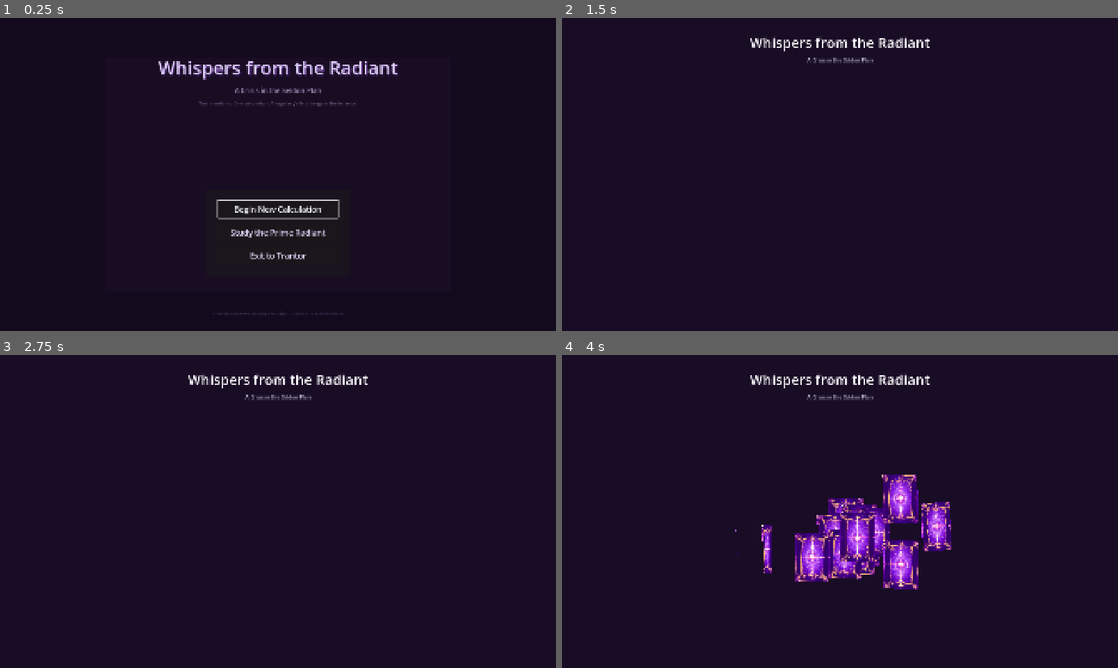
Above: before the commit, frames 1-4 (two rows, left to right).
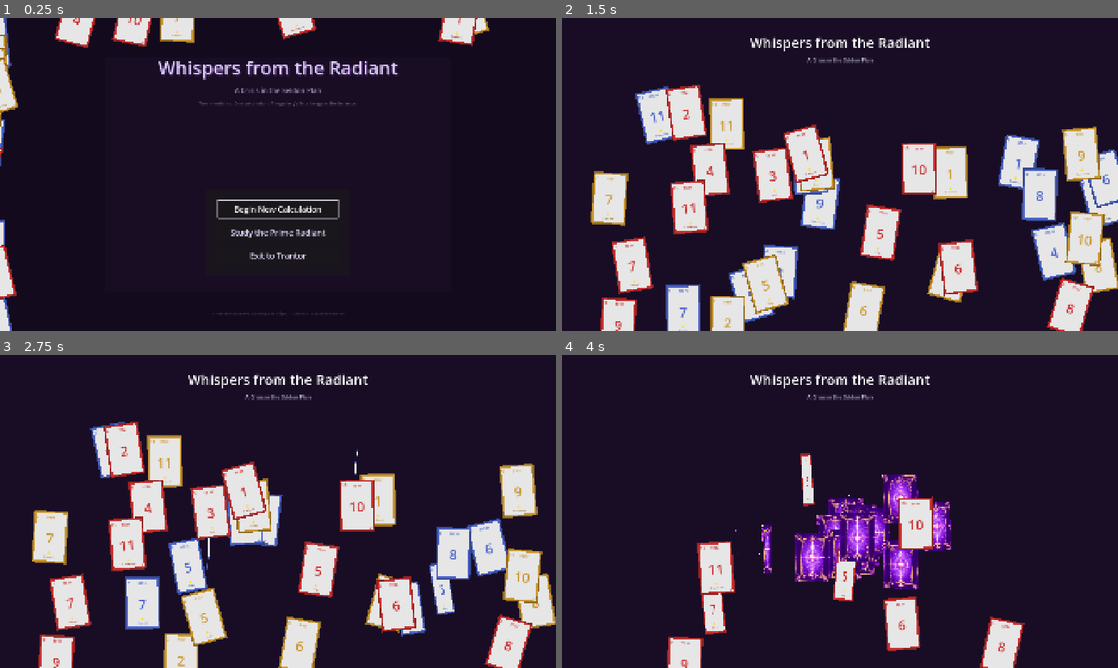
Above: after the commit, the same moments.

Repository: cddigi/whispers-from-the-radiant
Game: Godot game, scene res://assets/menu/main_menu.tscn
The game is run twice, just before and just after one commit, with the same random seed, the same clock (stepped at 60 frames per second) and the same inputs.
Inputs (mouse positions are in pixels of both pictures, inside the frame that each line leads up to):
- Up to frame 1 (0.25 s): no input
- Up to frame 2 (1.5 s): click "Begin New Calculation" at 0.5 s; tap Enter at 1.25 s; drag from (1017, 161) to (895, 105) at 1.27 s
- Up to frame 3 (2.75 s): drag from (216, 605) to (250, 574) at 2.02 s
- Up to frame 4 (4 s): move the mouse to (1001, 589) at 2.77 s; click (1001, 589) at 2.92 s; drag from (867, 549) to (673, 464) at 3.52 s

The runs differ from the first frame. In frame 1, 3.7% of the frame differs, in the area x 0-88%, y 0-100%; in frame 2, 28%, in the area x 5-100%, y 21-100%; in frame 3, 26%; in frame 4, 5.9%.

Commit message:
Render programmatic card faces instead of blank PNGs
Always generate card face visuals programmatically instead of loading PNGs from assets/cardfaces/deck/ which were blank placeholders. This ensures the player's cards show their face (value, aspect, corner values) and marks ability cards with a star and short ability name. The change also cleans up fallback logic and removes debug prints so opponent cards still use the back while the player's cards render correctly.

Diff:
--- a/assets/cards/card.gd
+++ b/assets/cards/card.gd
@@ -55,15 +55,9 @@
 	if not card_data:
 		return
 
-	# Try to load the full card face image
-	var card_face_path := card_data.get_card_face_path()
-	var card_face_texture := load(card_face_path) as Texture2D
-
-	if card_face_texture:
-		card_face.texture = card_face_texture
-	else:
-		# Fallback: Create programmatic card face
-		create_programmatic_card_face()
+	# Always use programmatic card face since image files are placeholders
+	# This creates a colored card with value, aspect name, and ability indicator
+	create_programmatic_card_face()
 
 
 ## Creates a programmatic card face when PNG is not available
@@ -153,18 +147,52 @@
 		corner_label.offset_bottom = corner_label.offset_top + 20
 		card_face.add_child(corner_label)
 
-	# Add ability indicator if card has ability
+	# Add ability indicator and name if card has ability (odd values: 1,3,5,7,9,11)
 	if card_data.has_ability:
+		# Ability star marker
 		var ability_marker := Label.new()
 		ability_marker.name = "AbilityMarker"
 		ability_marker.text = "★"
-		ability_marker.add_theme_font_size_override("font_size", 20)
+		ability_marker.add_theme_font_size_override("font_size", 16)
 		ability_marker.add_theme_color_override("font_color", Color.GOLD)
 		ability_marker.horizontal_alignment = HORIZONTAL_ALIGNMENT_CENTER
 		ability_marker.set_anchors_preset(Control.PRESET_BOTTOM_WIDE)
-		ability_marker.offset_bottom = -12
-		ability_marker.offset_top = -28
+		ability_marker.offset_bottom = -32
+		ability_marker.offset_top = -48
 		card_face.add_child(ability_marker)
+
+		# Ability name (short form)
+		var ability_name := Label.new()
+		ability_name.name = "AbilityName"
+		ability_name.text = _get_ability_short_name(card_data.value)
+		ability_name.add_theme_font_size_override("font_size", 9)
+		ability_name.add_theme_color_override("font_color", aspect_color.darkened(0.2))
+		ability_name.horizontal_alignment = HORIZONTAL_ALIGNMENT_CENTER
+		ability_name.set_anchors_preset(Control.PRESET_BOTTOM_WIDE)
+		ability_name.offset_left = 4
+		ability_name.offset_right = -4
+		ability_name.offset_bottom = -8
+		ability_name.offset_top = -28
+		card_face.add_child(ability_name)
+
+
+## Returns a short ability name for display on card face
+func _get_ability_short_name(value: int) -> String:
+	match value:
+		1:
+			return "Redirect"
+		3:
+			return "Static"
+		5:
+			return "Leap"
+		7:
+			return "Convert"
+		9:
+			return "Resonance"
+		11:
+			return "Command"
+		_:
+			return ""
 
 
 ## Returns the card data this visual represents
